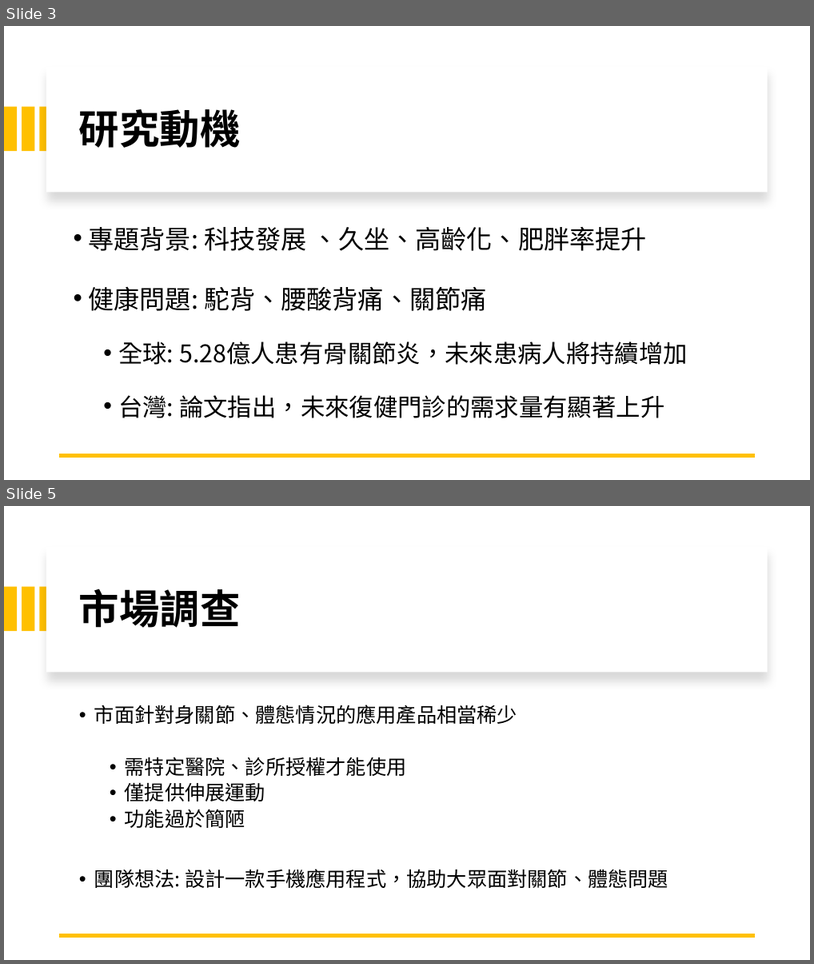
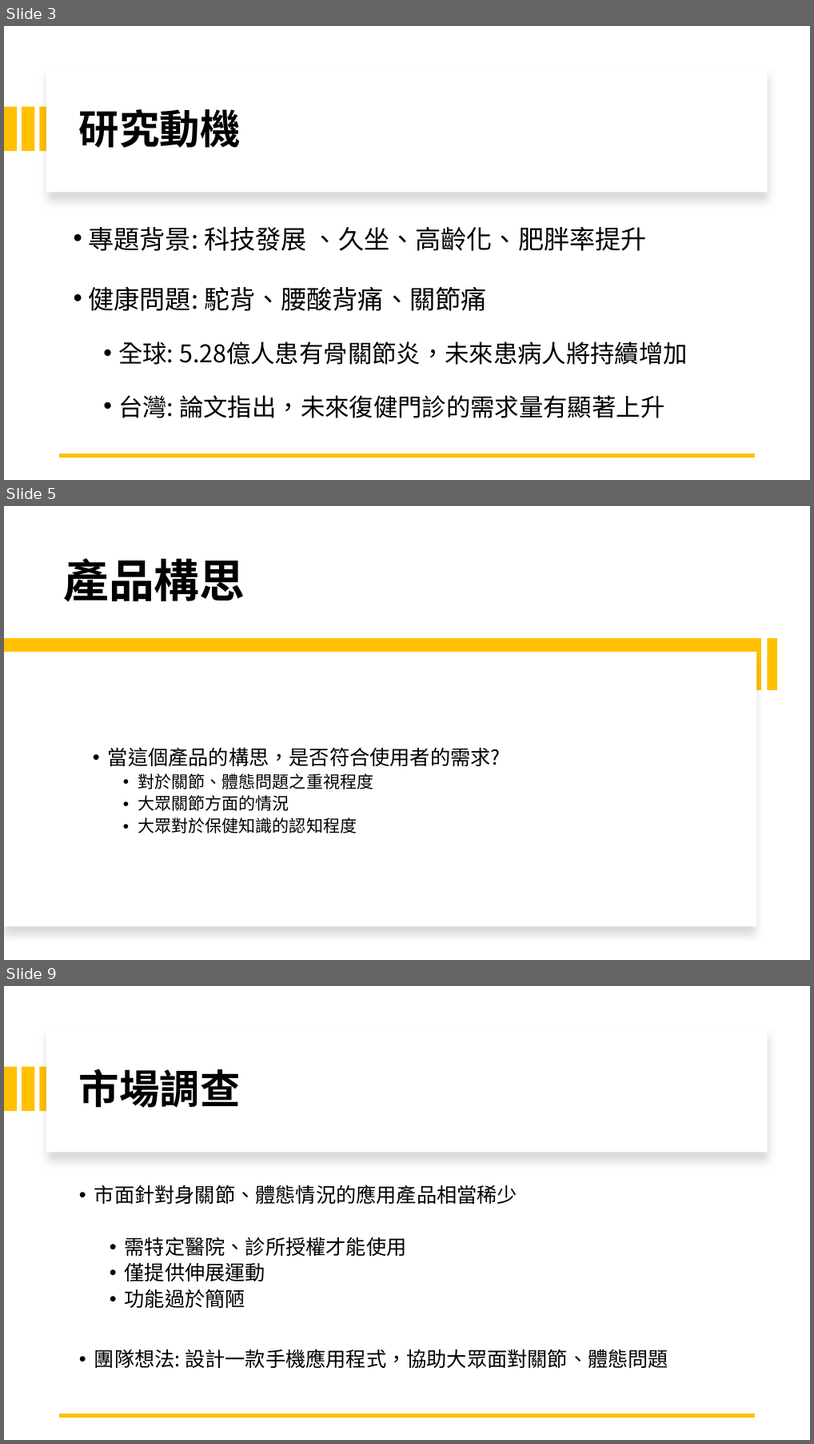
Before and after one commit to michaelchen1225/-, a slide deck: 整合/報告/產品報告.pptx. Shown one above the other, each under a label of ours: slides 3 and 5 before the commit, slides 3, 5 and 9 after it; the slides between them are not shown. The pictures are 814x964 and 814x1444 pixels, drawn with LibreOffice and Linux fonts; fonts in the diff are those of the drawing. Boxes give left, top, right and bottom in pixels: in the first picture for what was removed or moved away, otherwise in the second. Text is boxed around its words. In the diff, an @@ line names an element or a change of style, - is before the commit and + after.

```diff
--- a/整合/報告/產品報告.pptx
+++ b/整合/報告/產品報告.pptx
@@ slide 5 added at (x1=4, y1=506, x2=810, y2=960), background #FFFFFF @@
@@ title added at (x1=63, y1=558, x2=245, y2=602), 54 pt, text #000000, bold @@
+產品構思
@@ rectangle added at (x1=4, y1=639, x2=762, y2=690), fill #FFC000 @@
@@ rectangle added at (x1=767, y1=639, x2=778, y2=690), fill #FFC000 @@
@@ rectangle added at (x1=4, y1=652, x2=757, y2=927), fill #FFFFFF @@
@@ text added at (x1=108, y1=747, x2=501, y2=833), 20 pt, text #000000 @@
+  • 當這個產品的構思，是否符合使用者的需求?
+    • 對於關節、體態問題之重視程度
+    • 大眾關節方面的情況
+    • 大眾對於保健知識的認知程度
@@ what was slide 5 is now slide 9 @@
```
Also in this commit, not shown: 3 slides changed, 3 other slides added, 1 other file.
